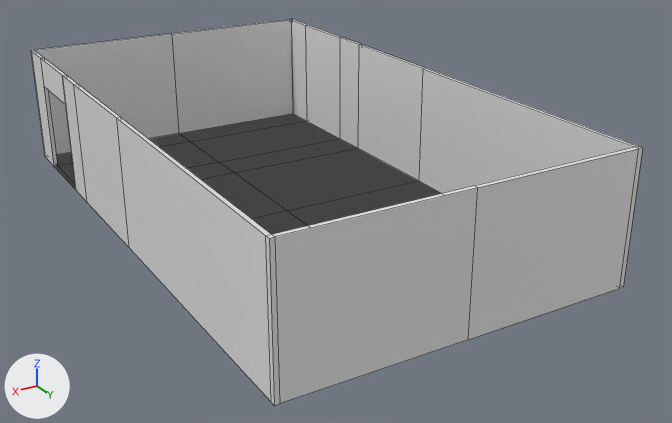
Renders of the Blender file New_Model.blend from each side of a commit.
Rendered twice from a 50 mm camera at (9.69, 18.45, 8.9) aimed at (-0.73, 1.08, 0.22). The axes (+X, +Y, +Z) are drawn at lower left. The lights are the same throughout. Mesh edges are drawn as thin lines.
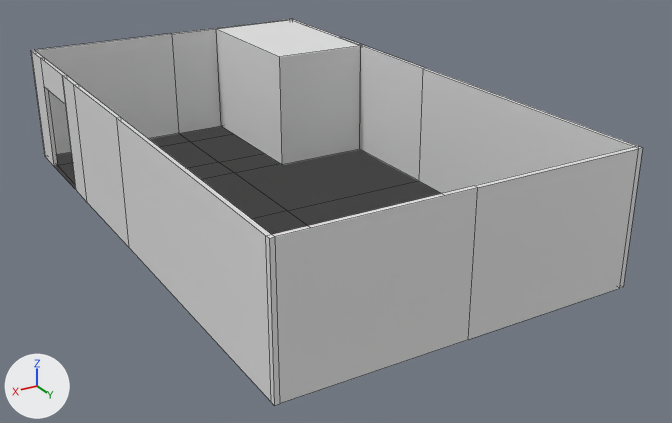
Boxes [x1, y1, x2, y2] around the edits, measured in the pictures (672 x 423 px):
'WiP', added: after [216, 20, 361, 165]

The change, as a diff of the scene's bpy script:
```diff
--- a/New_Model.blend.py
+++ b/New_Model.blend.py
@@ me_cube_001 @@
+me_cube_001.from_pydata(...)  # a box spanning x -1.0..1.0, y -1.0..1.0, z -1.0..1.0
@@ ob_wip @@
+ob_wip = bpy.data.objects.new('WiP', me_cube_001)
+ob_wip.location = (-2.65, -4.89, 1.5)
+ob_wip.scale = (1.25, 2.0, 1.5)
```
